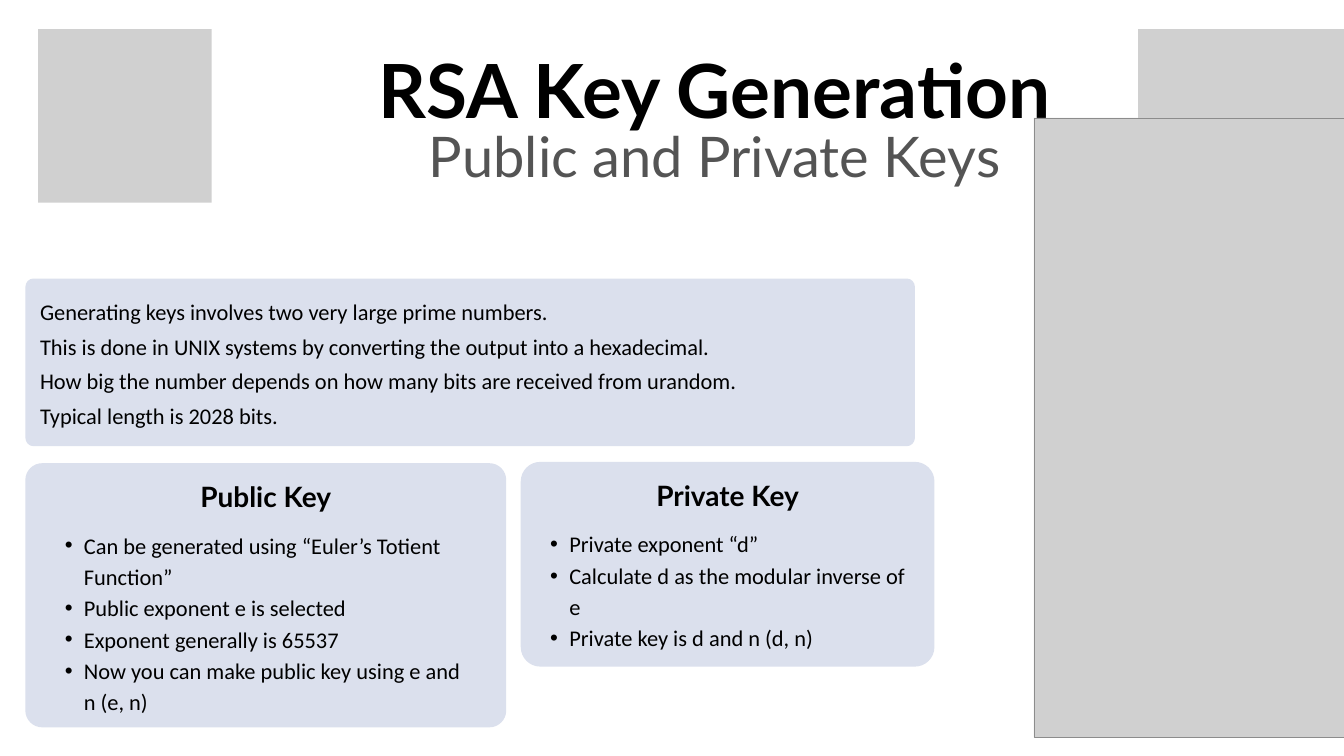
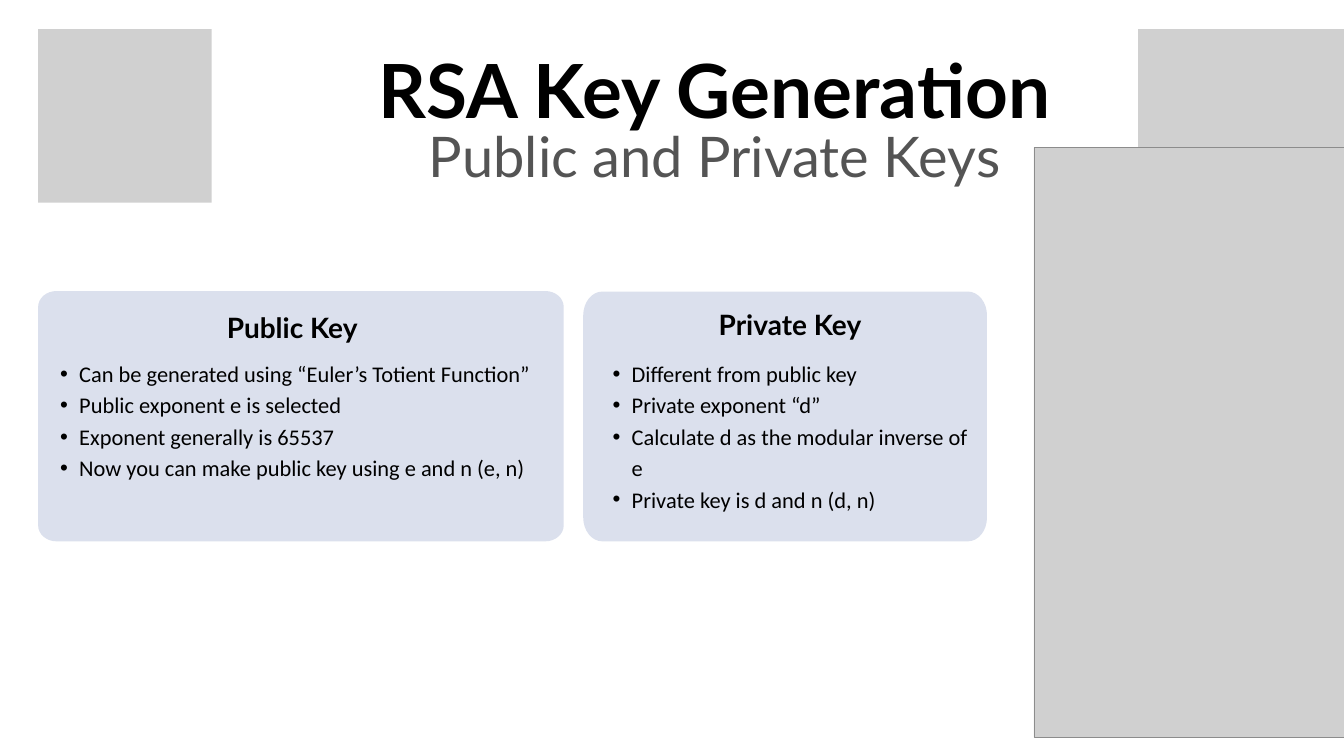
Before and after one commit to Muffinszer/cep146-teamproject1, a slide deck: slide 4 of RSA Encryption.pptx. Drawn at 1344x756 pixels with LibreOffice and Linux fonts; fonts in the diff are those of the drawing; grey boxes stand for pictures; background and template pictures are left out. Boxes give left, top, right and bottom in pixels: in the first picture for what was removed or moved away, otherwise in the second. Text is boxed around its words. In the diff, an @@ line names an element or a change of style, - is before the commit and + after.

```diff
--- a/RSA Encryption.pptx
+++ b/RSA Encryption.pptx
@@ picture resized from (x1=1034, y1=118, x2=1344, y2=738) to (x1=1034, y1=148, x2=1344, y2=738) @@
@@ freeform shape removed at (x1=26, y1=279, x2=915, y2=446) @@
@@ freeform shape resized from (x1=26, y1=463, x2=507, y2=727) to (x1=38, y1=291, x2=564, y2=541) @@
@@ freeform shape resized from (x1=521, y1=462, x2=935, y2=667) to (x1=583, y1=292, x2=987, y2=542) @@
@@ text removed at (x1=40, y1=304, x2=736, y2=428) @@
-Generating keys involves two very large prime numbers.
-This is done in UNIX systems by converting the output into a hexadecimal.
-How big the number depends on how many bits are received from urandom.
-Typical length is 2028 bits.
@@ text "Public Key" moved from (x1=200, y1=486, x2=331, y2=512) to (x1=227, y1=317, x2=357, y2=343) @@
@@ text "Private Key" moved from (x1=656, y1=485, x2=798, y2=511) to (x1=719, y1=314, x2=861, y2=340) @@
@@ text "Can be generated using “Euler’s ..." rewrapped from (x1=84, y1=538, x2=460, y2=713) to (x1=79, y1=366, x2=530, y2=480) @@
@@ text "Different from public key" moved from (x1=569, y1=536, x2=905, y2=650) to (x1=632, y1=366, x2=968, y2=512) @@
@@ text at (x1=632, y1=366, x2=857, y2=386): paragraph added @@
+  • Different from public key
```
Also in this commit, not shown: 3 other slides changed.
